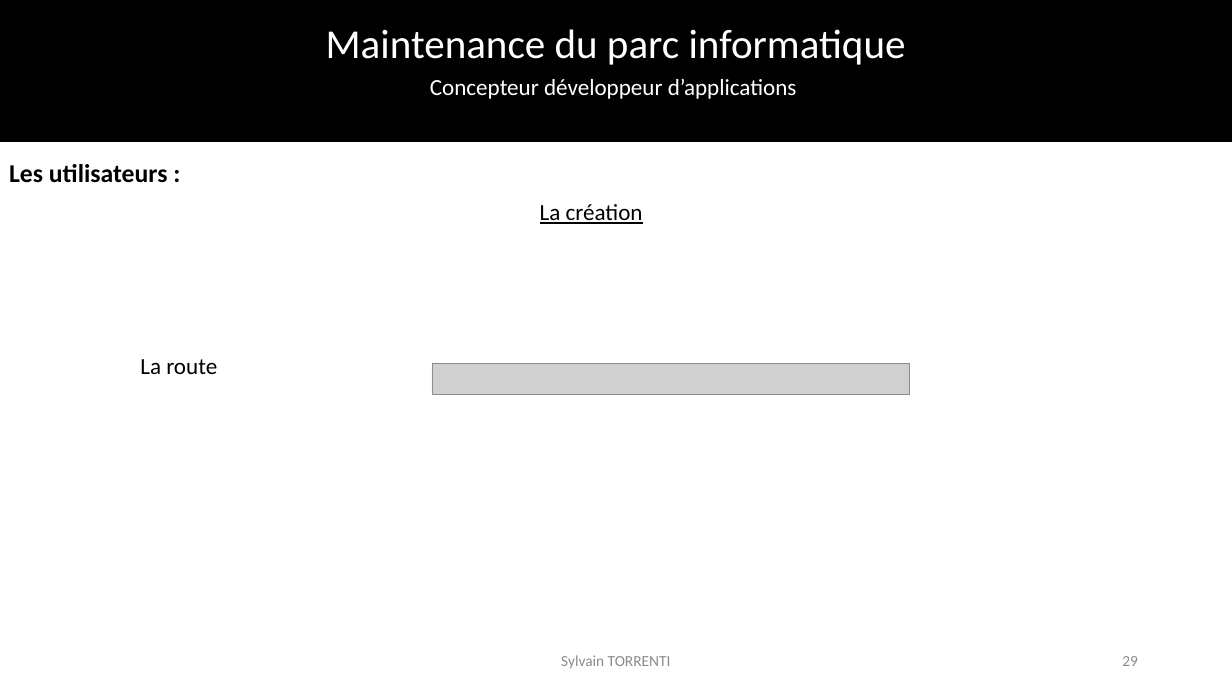
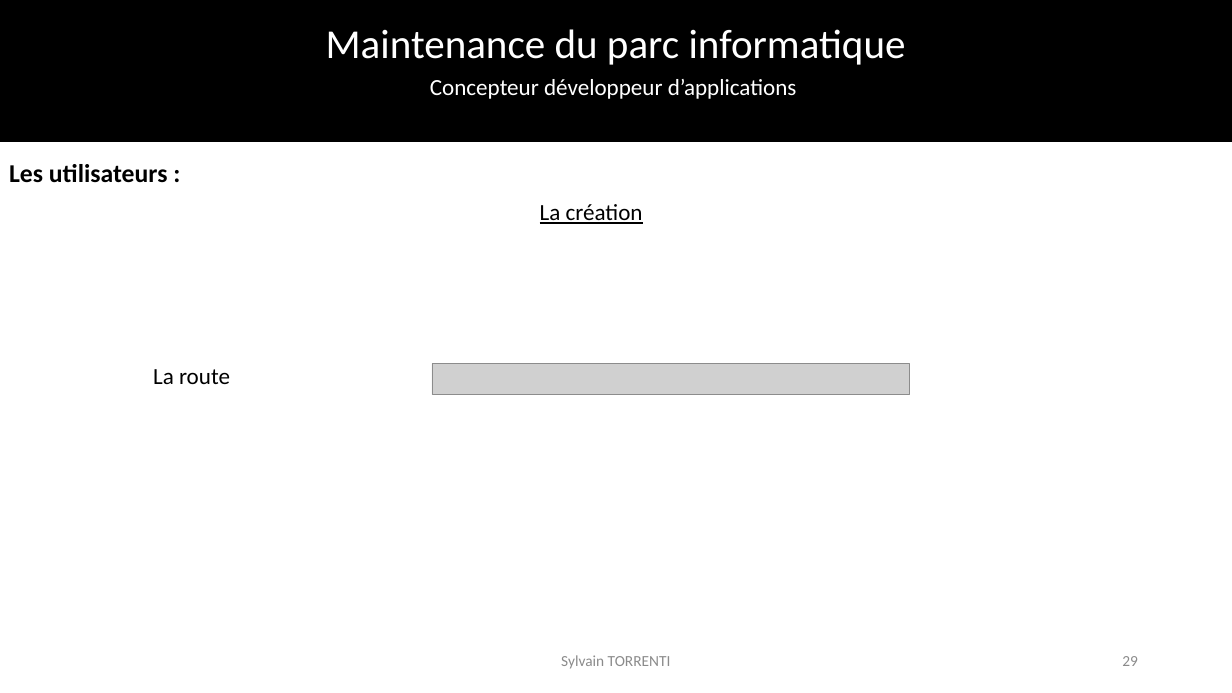
Before and after one commit to SylvainTorrenti/Fil_Rouge, a slide deck: slide 29 of presentation/Presentation epcf.pptx. Drawn at 1232x693 pixels with LibreOffice and Linux fonts; fonts in the diff are those of the drawing; grey boxes stand for pictures; background and template pictures are left out. Boxes give left, top, right and bottom in pixels: in the first picture for what was removed or moved away, otherwise in the second. Text is boxed around its words. In the diff, an @@ line names an element or a change of style, - is before the commit and + after.

```diff
--- a/presentation/Presentation epcf.pptx
+++ b/presentation/Presentation epcf.pptx
@@ text "La route" moved from (x1=140, y1=359, x2=217, y2=374) to (x1=153, y1=369, x2=230, y2=384) @@
```
Also in this commit, not shown: 34 other slides changed.
